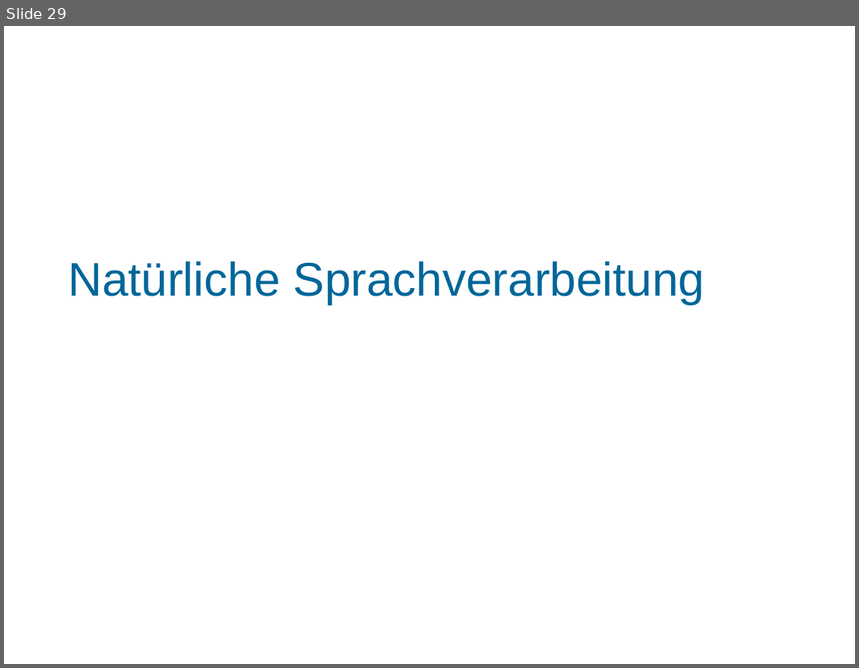
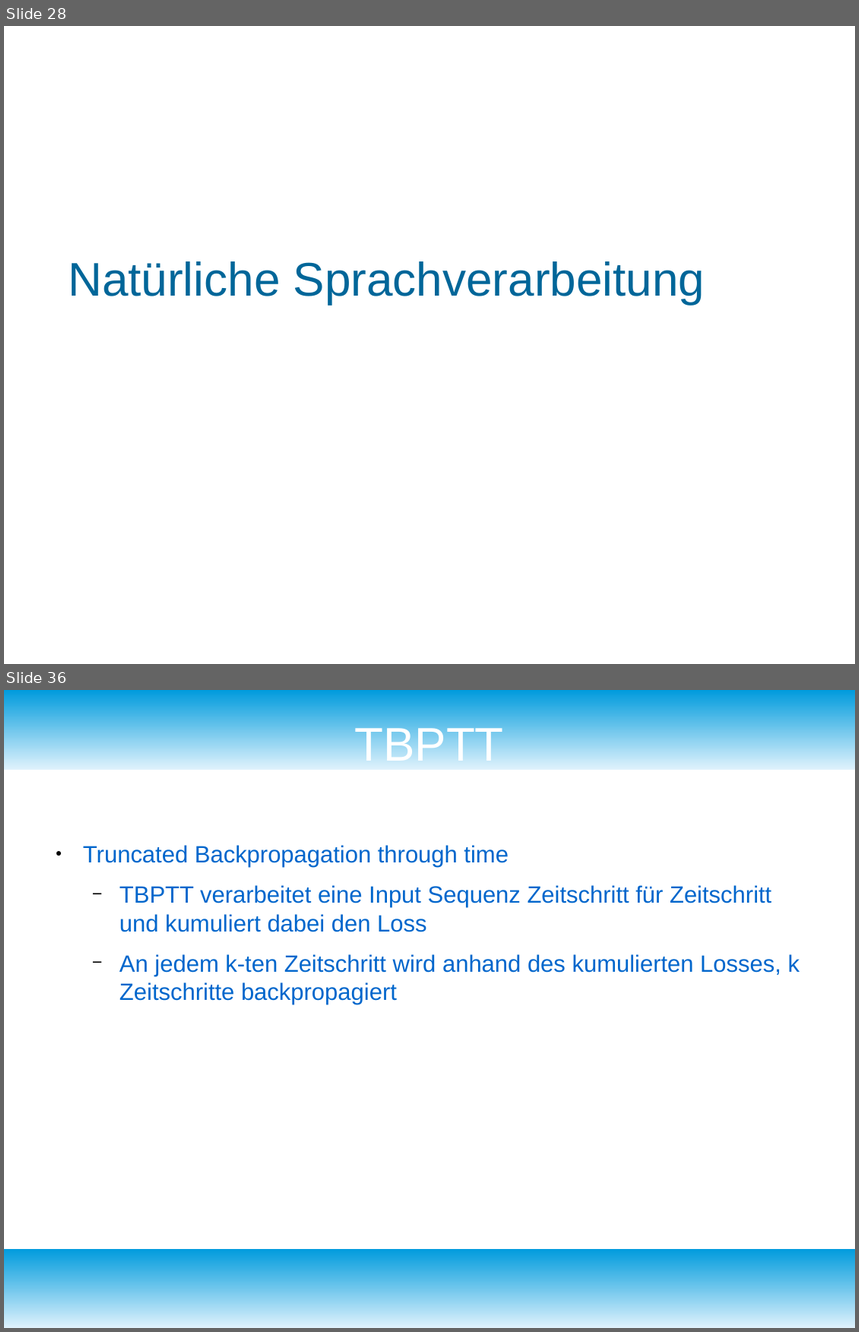
Before and after one commit to fnehmer/haw-is-assignment, a slide deck: Präsentation/is_praesentation.odp. Shown one above the other, each under a label of ours: slide 29 before the commit, slides 28 and 36 after it; the slides between them are not shown. The pictures are 859x668 and 859x1332 pixels, drawn with LibreOffice and Linux fonts; fonts in the diff are those of the drawing; background and template pictures are left out. Boxes give left, top, right and bottom in pixels: in the first picture for what was removed or moved away, otherwise in the second. Text is boxed around its words. In the diff, an @@ line names an element or a change of style, - is before the commit and + after.

```diff
--- a/Präsentation/is_praesentation.odp
+++ b/Präsentation/is_praesentation.odp
@@ slide 36 added at [4, 690, 855, 1328], background #FFFFFF @@
@@ rectangle added at [4, 690, 855, 770], fill gradient #DFF2FC to #009BDD @@
@@ title added at [355, 723, 504, 761], 44 pt, text #FFFFFF @@
+TBPTT
@@ text added at [83, 845, 800, 1005], 22 pt, text #0066CC @@
+● Truncated Backpropagation through time
+  − TBPTT verarbeitet eine Input Sequenz Zeitschritt für Zeitschritt und kumuliert dabei den Loss
+  − An jedem k-ten Zeitschritt wird anhand des kumulierten Losses, k Zeitschritte backpropagiert
@@ rectangle added at [4, 1249, 855, 1328], fill gradient #DFF2FC to #009BDD @@
@@ what was slide 29 is now slide 28 @@
```
Also in this commit, not shown: 4 slides changed, 5 other slides added, 1 slide removed, 17 other files.
